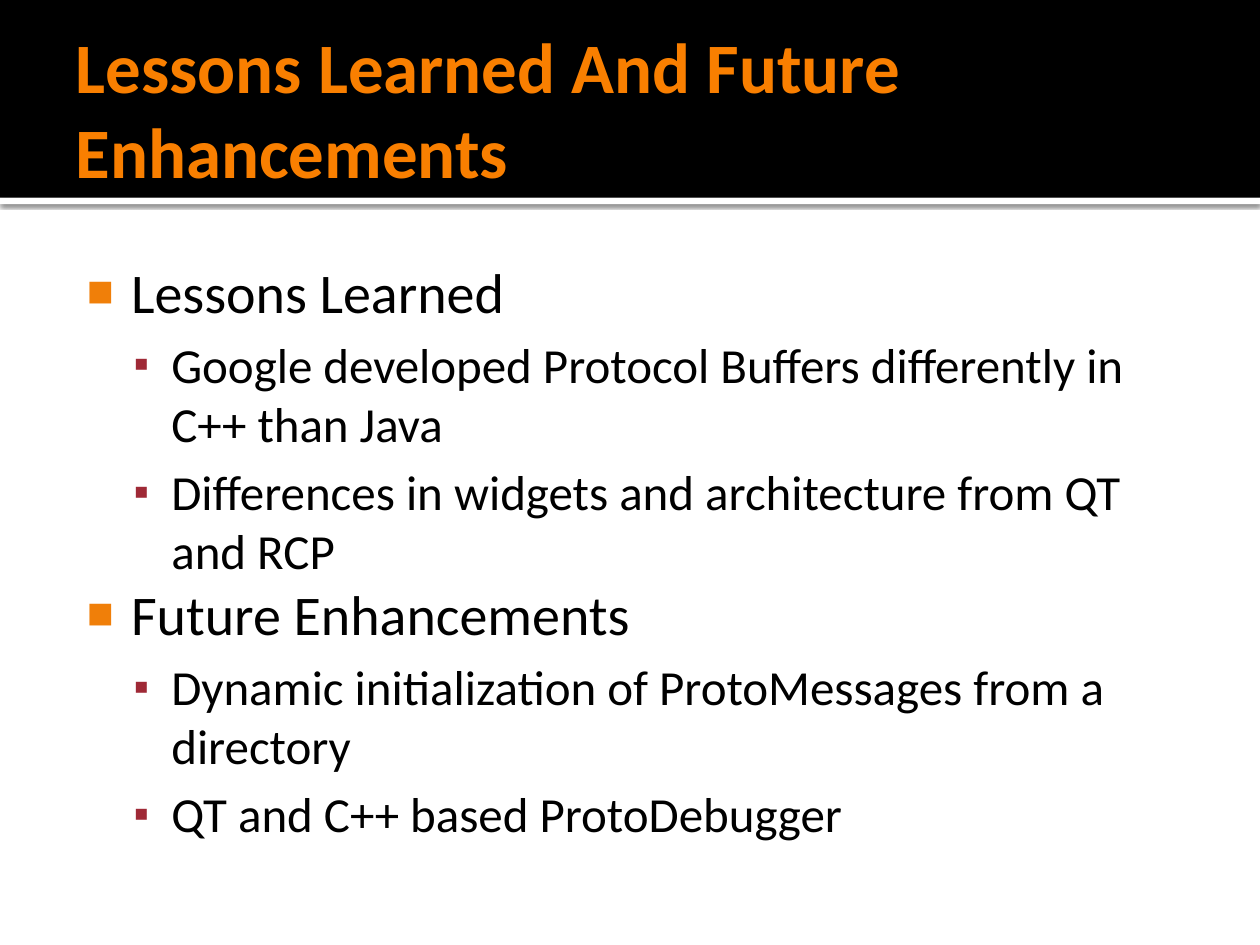
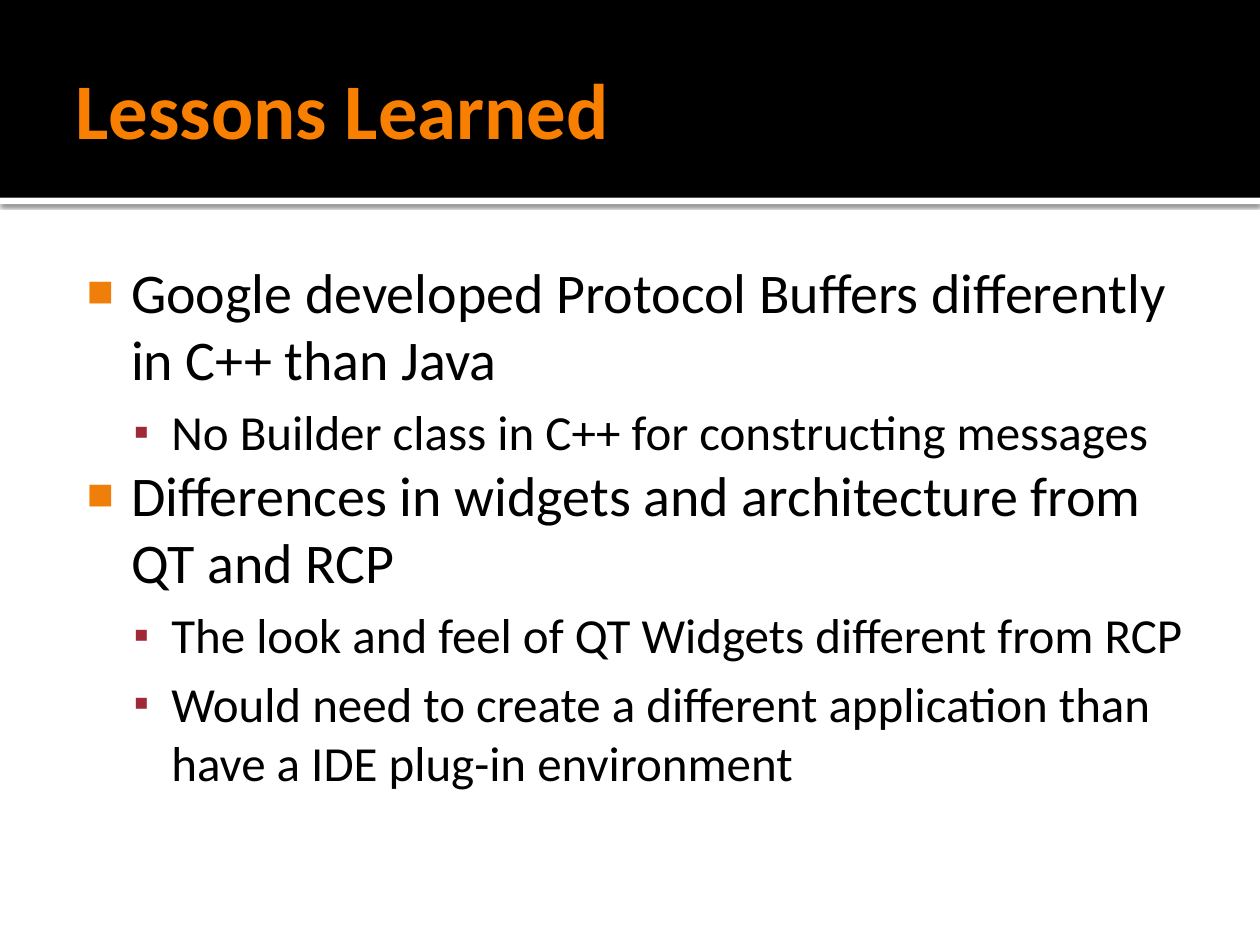
Before and after one commit to slopyjoe/ProtoCapstonProject, a slide deck: slide 11 of Documents/ProtoDebuggerPresentation.pptx (slide 10 before the commit). Drawn at 1260x945 pixels with LibreOffice and Linux fonts; fonts in the diff are those of the drawing. Boxes give left, top, right and bottom in pixels: in the first picture for what was removed or moved away, otherwise in the second. Text is boxed around its words. In the diff, an @@ line names an element or a change of style, - is before the commit and + after.

```diff
--- a/Documents/ProtoDebuggerPresentation.pptx
+++ b/Documents/ProtoDebuggerPresentation.pptx
@@ title at (76,83,609,140): text changed; size 40.5 to 45 pt @@
-Lessons Learned And Future Enhancements
+Lessons Learned
@@ text at (131,274,504,314): paragraph removed @@
-■ Lessons Learned
@@ text at (131,274,1165,591): size 28 to 32 pt in "Google developed Protocol Buffers differently in C++ ...", "Differences in widgets and architecture from QT ..."; bullet ▪ to ■; list level 2 to 1 in "Google developed Protocol Buffers differently ..."; bullet colour #9F2936 to #F07F09; list level 2 to 1 in "Differences in widgets and architecture ..." @@
@@ text at (171,416,1148,459): paragraph added @@
+  ▪ No Builder class in C++ for constructing messages
@@ text at (171,619,1183,790): text changed @@
-■ Future Enhancements
-  ▪ Dynamic initialization of ProtoMessages from a directory
-  ▪ QT and C++ based ProtoDebugger
+  ▪ The look and feel of QT Widgets different from RCP
+  ▪ Would need to create a different application than have a IDE plug-in environment
```
Also in this commit, not shown: 2 other slides changed, 2 slides added.
